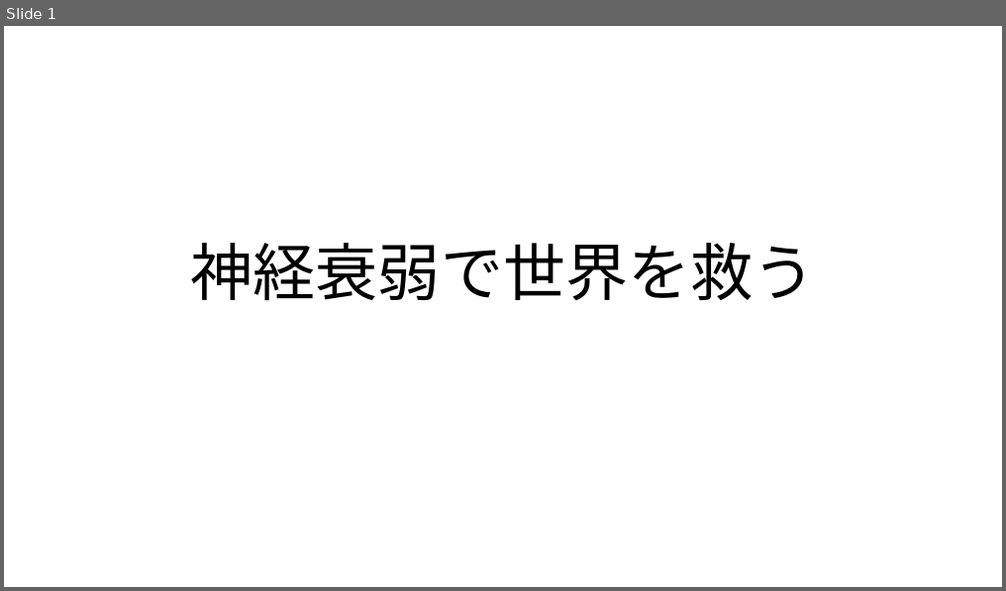
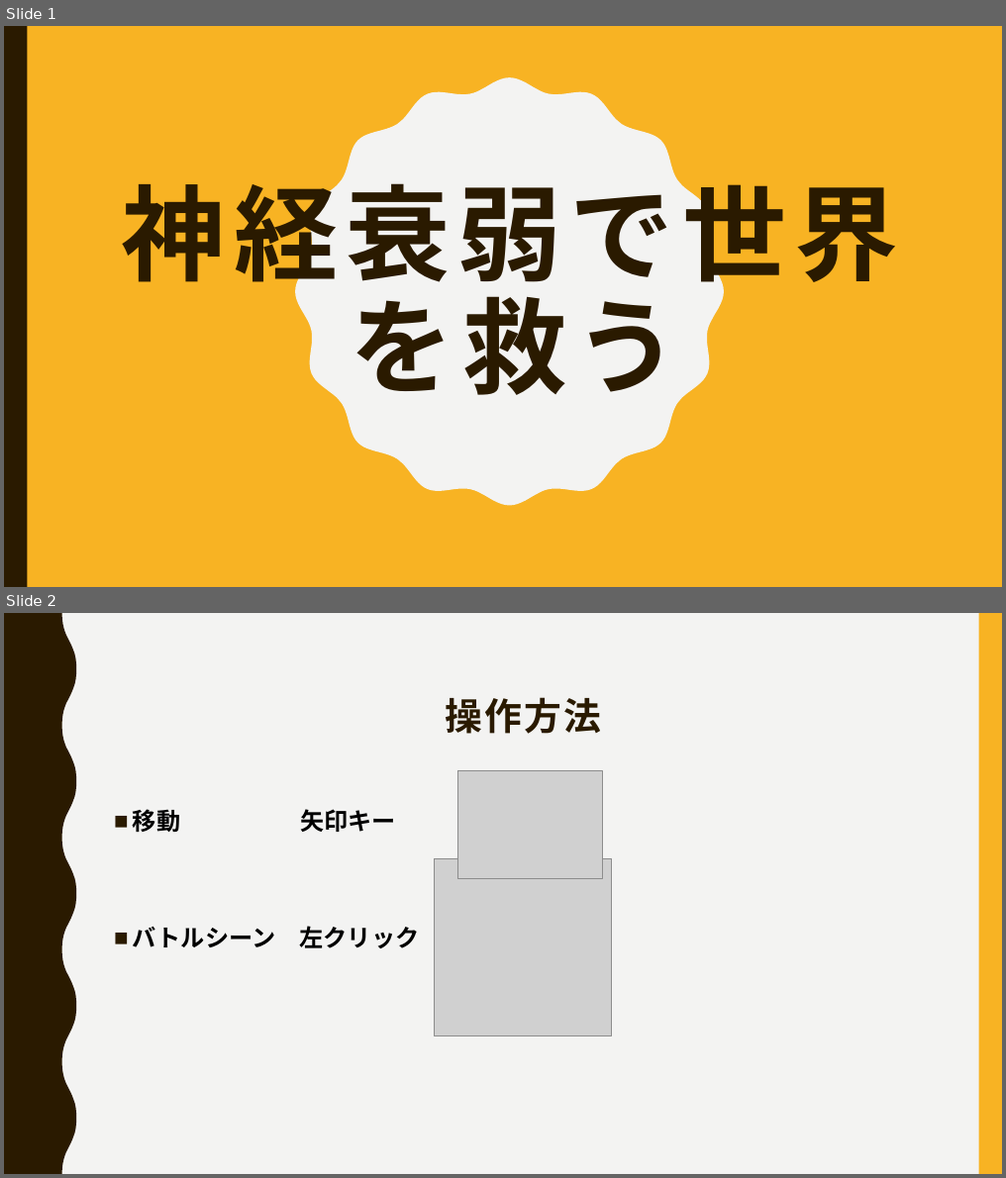
Before and after one commit to otowq/sologame, a slide deck: プレゼン.pptx. Shown one above the other, each under a label of ours: slide 1 before the commit, slides 1 and 2 after it. The pictures are 1006x591 and 1006x1178 pixels, drawn with LibreOffice and Linux fonts; fonts in the diff are those of the drawing; grey boxes stand for pictures. Boxes give left, top, right and bottom in pixels: in the first picture for what was removed or moved away, otherwise in the second. Text is boxed around its words. In the diff, an @@ line names an element or a change of style, - is before the commit and + after.

```diff
--- a/プレゼン.pptx
+++ b/プレゼン.pptx
@@ slide 2 added at (4, 613, 1002, 1174), background #F3F3F2 @@
@@ freeform shape added at (4, 613, 76, 1174), fill #2A1A00 @@
@@ rectangle added at (979, 613, 1002, 1174), fill #F8B323 @@
@@ title added at (445, 697, 600, 734), 36 pt, text #2A1A00, bold @@
+操作方法
@@ picture added at (457, 770, 602, 878) @@
@@ text added at (133, 809, 420, 949), 23 pt, text #000000, bold @@
+■ 移動 矢印キー
+■ バトルシーン 左クリック
@@ picture added at (435, 859, 612, 1036) @@
@@ slide 1 changed as well @@
@@ background #FFFFFF to #F8B323 @@
@@ rectangle added at (4, 26, 27, 587), fill #2A1A00 @@
@@ freeform shape added at (295, 77, 724, 506), fill #F3F3F2 @@
@@ title "神経衰弱で世界を救う": place and size @@
-title "神経衰弱で世界を救う" at (191, 243, 815, 301)
+title "神経衰弱で世界を救う" at (122, 168, 898, 410)
@@ title "神経衰弱で世界を救う" at (122, 168, 898, 410): size 60 to 100 pt, font Noto Sans CJK JP to Roboto Condensed, text colour #000000 to #2A1A00, letter spacing 0 to 8 pt, bold on; vertical alignment bottom to middle @@
```
Also in this commit, not shown: 1 other slide changed, 1 other slide added, 1 slide removed, 4 other files.
